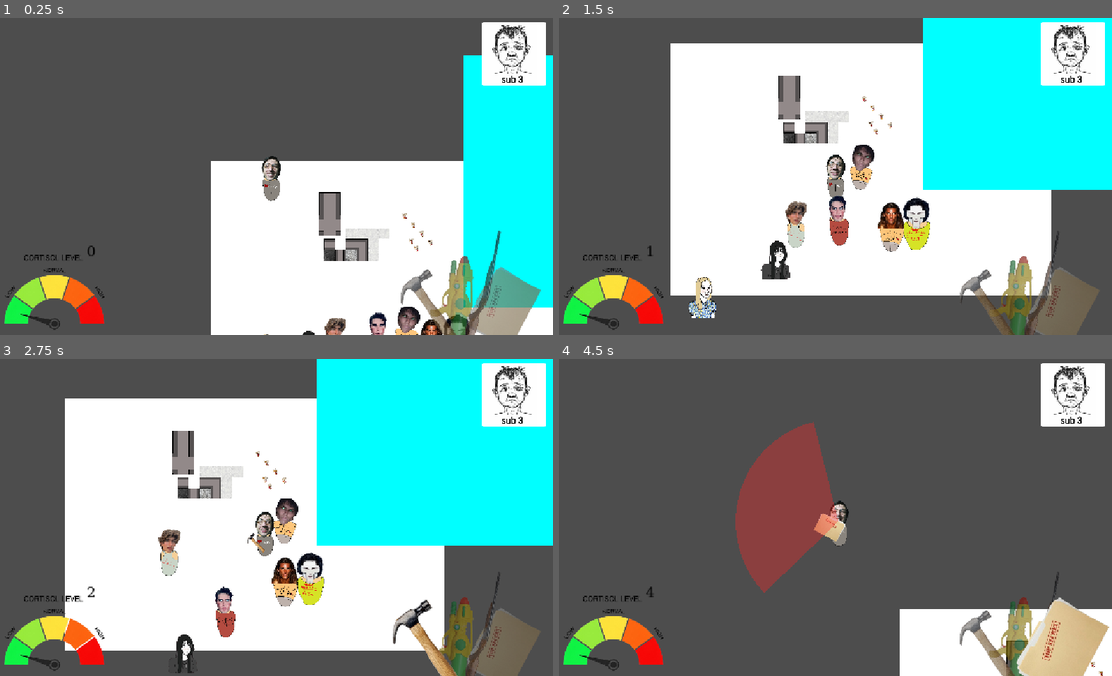
Above: before the commit, frames 1-4 (two rows, left to right).
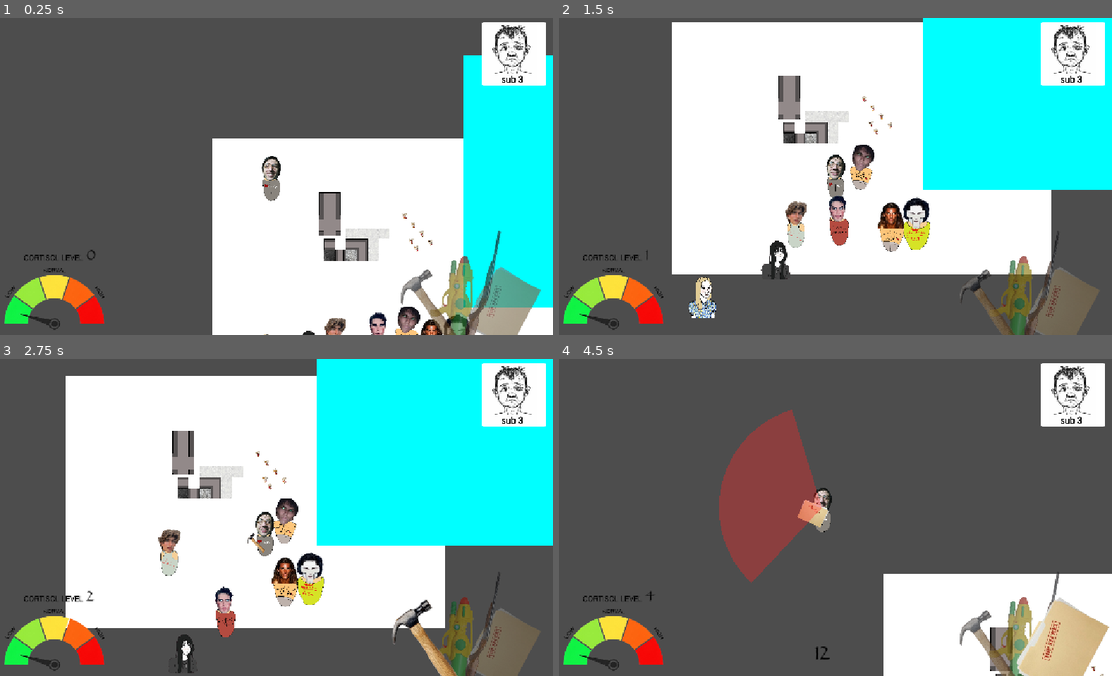
Above: after the commit, the same moments.

Repository: Braish001/Hypergamy-is-fake
Game: Godot game, scene res://world.tscn
Two runs of this game, one before a commit and one after it. Both use one fixed random seed, a clock stepped at 60 frames per second and the inputs below.
Inputs (mouse positions are in pixels of both pictures, inside the frame that each line leads up to):
- Up to frame 1 (0.25 s): no input
- Up to frame 2 (1.5 s): tap Enter (ui_accept) at 0.5, 0.77 s; move the mouse to (951, 160) at 0.52 s; hold Right (ui_right) 0.53-1.28 s; tap R at 0.6, 1.35 s; click (951, 160) at 0.67 s; move the mouse to (719, 192) at 1.27 s; hold Down (ui_down) from 1.28 s (still down); click (719, 192) at 1.42 s
- Up to frame 3 (2.75 s): tap Enter (ui_accept) at 1.52 s; move the mouse to (326, 447) at 2.02 s; release Down (ui_down) at 2.03 s; hold Right (ui_right) from 2.03 s (still down); tap 1 at 2.1 s; click (326, 447) at 2.17 s; tap R at 2.3 s
- Up to frame 4 (4.5 s): move the mouse to (802, 580) at 2.77 s; release Right (ui_right) at 2.78 s; hold Up (ui_up) 2.78-3.53 s; tap 2 at 2.85 s; click (802, 580) at 2.92 s; tap Enter (ui_accept) at 3.02, 3.77 s; tap R at 3.05, 3.8 s; move the mouse to (1001, 565) at 3.52 s; hold Left (ui_left) from 3.53 s (still down); tap 3 at 3.6 s; click (1001, 565) at 3.67 s; move the mouse to (658, 469) at 4.27 s; tap 4 at 4.35 s; click (658, 469) at 4.42 s

The runs differ from the first frame. In frame 1, 3.4% of the frame differs, in the area x 15-84%, y 38-100%; in frame 2, 7.6%; in frame 3, 7.5%; in frame 4, 10%, in the area x 15-100%, y 16-100%.

Commit message:
26

Diff:
--- a/hypergamy-is-fake/player.gd
+++ b/hypergamy-is-fake/player.gd
@@ -33,11 +33,14 @@
 @export var water_muzzle_offset: Vector2 = Vector2(203.0, -31.0) # Смещение вправо от центра пистолета
 var water_cooldown_timer: float = 0.0
 
-# Заготовка на будущее: литры воды в водяном пистолете
-@export var max_water_liters: float = 10.0
-@export var water_per_shot: float = 0.1
-@export var consume_water_enabled: bool = false     # Включишь позже, когда понадобится ограничение литров
-var water_liters: float = 10.0
+# Вода (100/100L): при зажатии стрельбы тратится 1 литр раз в 5 секунд
+@export var max_water_liters: float = 100.0
+@export var water_hold_drain_interval: float = 5.0
+var water_liters: float = 100.0
+var water_hold_drain_timer: float = 0.0
+
+@export var water_hud: CanvasItem
+@export var water_amount_label: Label
 
 # --- СТРЕЛЬБА: ДРОБОВИК (СЛОТ 2) ---
 @export var shotgun_blast_scene: PackedScene
@@ -48,14 +51,40 @@
 var reserve_shotgun_ammo: int = 0                   # Подобранные с карты патроны (ждут зарядки на R)
 var shotgun_cooldown_timer: float = 0.0
 
+@export var shotgun_shot_sound: AudioStream          # Краткий звук выстрела
+@export var shotgun_shot_volume_db: float = -8.0     # Приглушение громкого выстрела
+@export var ringing_sound: AudioStream               # Звон в ушах
+@export var ringing_duration: float = 5.5            # Длительность затухания (5-6 сек)
+@export var ringing_start_db: float = -6.0           # Громкость звона в момент выстрела
+@export var ringing_min_db: float = -45.0          # Почти тишина к концу затухания
+@export var camera_shake_strength: float = 4.0       # Малюсенькая тряска экрана (в пикселях)
+@export var camera_shake_duration: float = 0.09      # Очень короткая тряска
+
+@onready var shotgun_shot_player: AudioStreamPlayer = $ShotgunShotPlayer
+@onready var ringing_player: AudioStreamPlayer = $RingingPlayer
+
+var _ringing_timer: float = 0.0
+var _shake_timer: float = 0.0
+var _camera_base_offset: Vector2 = Vector2.ZERO
+var _active_camera: Camera2D = null
+
+@export var shotgun_hud: CanvasItem
+@export var shotgun_ammo_label: Label
+
 # --- ФОТОАЛЬБОМ (СЛОТ 3) ---
 @export var album_range_scene: PackedScene
 @export var album_meme_ui: TextureRect              # Картинка по центру экрана
 @export var album_range_duration: float = 0.7       # Красный сектор 1/3 круга — 0.7 сек
 @export var album_meme_duration: float = 1.0        # Случайная фотка по центру — 1 сек
+@export var album_cooldown_duration: float = 12.0   # Отсчёт с 12 секунд после нажатия
 var album_memes: Array[Texture2D] = []
 var is_album_active: bool = false
 var _meme_hide_timer: float = 0.0
+var album_cooldown_left: float = 0.0
+var _last_shown_countdown: int = -1
+
+@export var album_hud: CanvasItem
+@export var album_status_label: Label
 
 @export var hit_sound: AudioStream          # Файл звука удара
 @onready var audio_stream_player: AudioStreamPlayer = $AudioStreamPlayer
@@ -107,8 +136,10 @@
 func _ready() -> void:
 	randomize()
 	water_liters = max_water_liters
+	water_hold_drain_timer = 0.0
 	shotgun_ammo_in_mag = 0
 	reserve_shotgun_ammo = 0
+	album_cooldown_left = 0.0
 
 	var img = Image.load_from_file("res://sprites/cursor_game.png")
 	img.resize(48, 48, Image.INTERPOLATE_BILINEAR)
@@ -147,6 +178,10 @@
 
 	update_cortisol_display()
 	update_beauty_display()
+	update_weapon_hud_visibility()
+	update_water_hud()
+	update_shotgun_hud()
+	update_album_hud()
 
 	if held_item_sprite != null:
 		held_item_sprite.visible = false
@@ -172,12 +207,27 @@
 	if hit_cooldown_timer > 0:
 		hit_cooldown_timer -= delta
 
-	# 3.1. Кулдаун водяного пистолета и постоянная стрельба при зажатии ЛКМ
+	# 3.1. Кулдаун водяного пистолета, стрельба при зажатии ЛКМ и трата 1 литра раз в 5 секунд зажатия
 	if water_cooldown_timer > 0:
 		water_cooldown_timer -= delta
 
-	if current_weapon_slot == 1 and Input.is_mouse_button_pressed(MOUSE_BUTTON_LEFT) and water_cooldown_timer <= 0:
-		shoot_water_pistol()
+	var is_shooting_water := (
+		current_weapon_slot == 1
+		and Input.is_mouse_button_pressed(MOUSE_BUTTON_LEFT)
+		and water_liters > 0.0
+	)
+
+	if is_shooting_water:
+		if water_cooldown_timer <= 0:
+			shoot_water_pistol()
+
+		water_hold_drain_timer += delta
+		if water_hold_drain_timer >= water_hold_drain_interval:
+			water_hold_drain_timer -= water_hold_drain_interval
+			water_liters = max(0.0, water_liters - 1.0)
+			update_water_hud()
+	else:
+		water_hold_drain_timer = 0.0
 
 	# 3.2. Кулдаун дробовика
 	if shotgun_cooldown_timer > 0:
@@ -191,6 +241,17 @@
 				album_meme_ui.visible = false
 			is_album_active = false
 
+	# 3.4. Обратный отсчёт альбома с 12 секунд (12, 11, 10 ... 2, 1 -> Ready for larp)
+	if album_cooldown_left > 0.0:
+		album_cooldown_left = max(0.0, album_cooldown_left - delta)
+		var shown_num := int(ceil(album_cooldown_left))
+		if shown_num != _last_shown_countdown:
+			_last_shown_countdown = shown_num
+			update_album_hud()
+		if album_cooldown_left <= 0.0:
+			_last_shown_countdown = -1
+			update_album_hud()
+
 	# 4. Таймер перезарядки рывка
 	if cooldown_time_left > 0:
 		cooldown_time_left -= delta
@@ -235,7 +296,7 @@
 			start_self_hit()
 		elif current_weapon_slot == 2 and shotgun_cooldown_timer <= 0:
 			shoot_shotgun()
-		elif current_weapon_slot == 3 and not is_album_active:
+		elif current_weapon_slot == 3 and not is_album_active and album_cooldown_left <= 0.0:
 			use_photo_album()
 
 func use_photo_album() -> void:
@@ -244,6 +305,10 @@
 		return
 
 	is_album_active = true
+	album_cooldown_left = album_cooldown_duration
+	_last_shown_countdown = int(ceil(album_cooldown_left))
+	update_album_hud()
+
 	var range_instance = album_range_scene.instantiate()
 	range_instance.duration = album_range_duration
 
@@ -302,6 +367,7 @@
 	var loaded = min(needed, reserve_shotgun_ammo)
 	shotgun_ammo_in_mag += loaded
 	reserve_shotgun_ammo -= loaded
+	update_shotgun_hud()
 	print("Заряжено патронов: +", loaded, " | В дробовике: ", shotgun_ammo_in_mag, "/", max_shotgun_ammo)
 
 func shoot_shotgun() -> void:
@@ -314,6 +380,8 @@
 
 	shotgun_ammo_in_mag -= 1
 	shotgun_cooldown_timer = shotgun_fire_cooldown
+	update_shotgun_hud()
+	_play_shotgun_effects()
 	print("Выстрел из дробовика! Осталось в стволе: ", shotgun_ammo_in_mag, "/", max_shotgun_ammo)
 
 	var start_pos: Vector2 = global_position + shotgun_muzzle_offset
@@ -332,6 +400,37 @@
 	if blast_instance.has_method("setup"):
 		blast_instance.setup(start_pos, mouse_pos, self, shotgun_muzzle_offset)
 
+func _play_shotgun_effects() -> void:
+	# 1. Приглушённый краткий звук выстрела
+	if shotgun_shot_player != null and shotgun_shot_sound != null:
+		shotgun_shot_player.stream = shotgun_shot_sound
+		shotgun_shot_player.volume_db = shotgun_shot_volume_db
+		shotgun_shot_player.play()
+
+	# 2. Малюсенькая короткая тряска экрана
+	_trigger_tiny_camera_shake()
+
+	# 3. Звон в ушах на 5-6 сек без наложения (перезапускается с начала при повторном выстреле)
+	_start_or_restart_ringing()
+
+func _trigger_tiny_camera_shake() -> void:
+	var cam := get_viewport().get_camera_2d()
+	if cam == null:
+		return
+	if _active_camera != cam:
+		_active_camera = cam
+		_camera_base_offset = cam.offset
+	_shake_timer = camera_shake_duration
+
+func _start_or_restart_ringing() -> void:
+	if ringing_player == null or ringing_sound == null:
+		return
+	ringing_player.stop()
+	ringing_player.stream = ringing_sound
+	ringing_player.volume_db = ringing_start_db
+	_ringing_timer = ringing_duration
+	ringing_player.play()
+
 # Заготовка на будущее: реакция игрока/игры при попадании дробовика по NPC
 func _on_shotgun_hit_npc(npc_node: Node, _hit_pos: Vector2) -> void:
 	print("Игрок попал из дробовика по NPC: ", npc_node.name)
@@ -341,11 +440,8 @@
 		push_warning("Не назначен water_stream_scene в инспекторе игрока!")
 		return
 
-	# Заготовка под ограничение литров воды
-	if consume_water_enabled:
-		if water_liters <= 0.0:
-			return
-		water_liters = max(0.0, water_liters - water_per_shot)
+	if water_liters <= 0.0:
+		return
 
 	water_cooldown_timer = water_fire_cooldown
 
@@ -380,7 +476,7 @@
 	if audio_stream_player != null:
 		if hit_sound != null:
 			audio_stream_player.stream = hit_sound
-		audio_stream_player.volume_db = linear_to_db(0.4)
+		audio_stream_player.volume_db = linear_to_db(0.14)
 		audio_stream_player.play()
 
 	# Анимация через Tween: плавно выпрямляем молоток в 0 градусов и возвращаем назад
@@ -407,7 +503,33 @@
 		is_hitting_self = false
 
 # Поведение оружия каждый кадр
-func _process(_delta: float) -> void:
+# Поведение оружия каждый кадр
+func _process(delta: float) -> void:
+	# Микротряска камеры после выстрела
+	if _shake_timer > 0.0:
+		_shake_timer = max(0.0, _shake_timer - delta)
+		if _active_camera != null and is_instance_valid(_active_camera):
+			var progress: float = 1.0 - (_shake_timer / max(camera_shake_duration, 0.0001))
+			var current_mag: float = camera_shake_strength * (1.0 - progress)
+			var jitter := Vector2(
+				randf_range(-current_mag, current_mag),
+				randf_range(-current_mag, current_mag)
+			)
+			_active_camera.offset = _camera_base_offset + jitter
+			if _shake_timer <= 0.0:
+				_active_camera.offset = _camera_base_offset
+	elif _active_camera != null and is_instance_valid(_active_camera):
+		_active_camera.offset = _camera_base_offset
+
+	# Постепенное уменьшение звона в ушах на 5-6 секунд
+	if _ringing_timer > 0.0:
+		_ringing_timer = max(0.0, _ringing_timer - delta)
+		var elapsed_ratio: float = 1.0 - (_ringing_timer / max(ringing_duration, 0.001))
+		if ringing_player != null and ringing_player.playing:
+			ringing_player.volume_db = lerp(ringing_start_db, ringing_min_db, elapsed_ratio)
+		if _ringing_timer <= 0.0 and ringing_player != null:
+			ringing_player.stop()
+
 	if held_item_sprite != null and held_item_sprite.visible and current_weapon_slot != -1:
 		held_item_sprite.scale = weapon_scales[current_weapon_slot]
 		var offset = weapon_offsets[current_weapon_slot]
@@ -441,6 +563,32 @@
 			held_item_sprite.rotation = target_angle
 			held_item_sprite.flip_h = weapon_flip_h[current_weapon_slot]
 
+# --- ОБНОВЛЕНИЕ HUD ПО ТЕКУЩЕМУ СЛОТУ ---
+func update_weapon_hud_visibility() -> void:
+	if water_hud != null:
+		water_hud.visible = (current_weapon_slot == 1)
+	if shotgun_hud != null:
+		shotgun_hud.visible = (current_weapon_slot == 2)
+	if album_hud != null:
+		album_hud.visible = (current_weapon_slot == 3)
+
+func update_water_hud() -> void:
+	if water_amount_label != null:
+		var max_val := int(round(max_water_liters))
+		var cur_val := clampi(int(floor(water_liters)), 0, max_val)
+		water_amount_label.text = str(cur_val) + "/" + str(max_val) + "L"
+
+func update_shotgun_hud() -> void:
+	if shotgun_ammo_label != null:
+		shotgun_ammo_label.text = str(shotgun_ammo_in_mag) + "/" + str(max_shotgun_ammo)
+
+func update_album_hud() -> void:
+	if album_status_label != null:
+		if album_cooldown_left > 0.0:
+			album_status_label.text = str(int(ceil(album_cooldown_left)))
+		else:
+			album_status_label.text = "Ready for larp"
+
 # Обновление UI кортизола
 func update_cortisol_display() -> void:
 	if cortisol_ui != null:
@@ -474,6 +622,7 @@
 			current_hit_tween.kill()
 
 	current_weapon_slot = slot_index
+	update_weapon_hud_visibility()
 
 	if held_item_sprite == null:
 		return
--- a/hypergamy-is-fake/world.tscn
+++ b/hypergamy-is-fake/world.tscn
@@ -1,6 +1,7 @@
 [gd_scene format=3 uid="uid://bawmcf62c2yap"]
 
 [ext_resource type="PackedScene" uid="uid://c0gmd4l6hkg1d" path="res://player.tscn" id="1_f3sb7"]
+[ext_resource type="FontFile" uid="uid://cunkbbni6k5bc" path="res://fonts/1papyrus.ttf" id="2_bh8nc"]
 [ext_resource type="Script" uid="uid://ugcoi3lkrgkg" path="res://weapon_wheel.gd" id="2_cbp6q"]
 [ext_resource type="Texture2D" uid="uid://bvhkg1wha0pfi" path="res://sprites/low_cortisol.png" id="2_fj7yv"]
 [ext_resource type="Texture2D" uid="uid://bwrm33def6vbx" path="res://sprites/hammer.png" id="3_26xuy"]
@@ -18,37 +19,20 @@
 [ext_resource type="Shader" uid="uid://cu3twhcxrrp6h" path="res://world.gdshader" id="8_wukud"]
 [ext_resource type="PackedScene" uid="uid://cnd24ltbtoic3" path="res://npc6.tscn" id="9_mc2jv"]
 [ext_resource type="PackedScene" uid="uid://cqiso0ty2tn2x" path="res://npc7.tscn" id="10_bo7i5"]
+[ext_resource type="Texture2D" uid="uid://dseti2l2qdv8y" path="res://sprites/amountwater.png" id="10_jjr1n"]
 [ext_resource type="PackedScene" uid="uid://bbo12xh5pynwv" path="res://npc.tscn" id="10_wse8f"]
 [ext_resource type="PackedScene" uid="uid://bsfgc62pnobl3" path="res://npc_2.tscn" id="11_70uel"]
+[ext_resource type="Texture2D" uid="uid://br0k0nmru8db4" path="res://sprites/amountshotgun.png" id="11_gggvi"]
 [ext_resource type="PackedScene" uid="uid://crl3hq8fk5ti6" path="res://npc_3.tscn" id="12_hiqwa"]
 [ext_resource type="PackedScene" uid="uid://bvhap3fyukl4c" path="res://npc_4.tscn" id="13_2u3nc"]
 [ext_resource type="PackedScene" uid="uid://5y1nbsveuq53" path="res://npc_5.tscn" id="14_udxuc"]
-[ext_resource type="AudioStream" uid="uid://cyjpfawwnp3oy" path="res://sounds/bonesmash.mp3" id="16_bc84e"]
 [ext_resource type="PackedScene" uid="uid://bbfewc6mfi8w4" path="res://water_stream.tscn" id="17_il2jm"]
 [ext_resource type="PackedScene" uid="uid://du7bryuqe0m1j" path="res://shotgun_blast.tscn" id="18_4h6ng"]
 [ext_resource type="PackedScene" uid="uid://byd2xvmqbd68p" path="res://album_range.tscn" id="19_o3ebs"]
+[ext_resource type="AudioStream" uid="uid://bcbh7n5qu3v6r" path="res://sounds/freesound_community-shotgun-firing-4-6746.mp3" id="22_gggvi"]
+[ext_resource type="AudioStream" uid="uid://c5b6pcrfl7von" path="res://sounds/floraphonic-metal-whoosh-hit-10-202176.mp3" id="23_jjr1n"]
+[ext_resource type="AudioStream" uid="uid://bro4wdql80dyy" path="res://sounds/freesound_community-tinnitus-31244.mp3" id="23_w44yn"]
 [ext_resource type="PackedScene" uid="uid://dck8x7lqfrqh1" path="res://ammo_pickup.tscn" id="27_o3ebs"]
-
-[sub_resource type="FontFile" id="FontFile_wjb0r"]
-cache/0/variation_coordinates = {}
-cache/0/face_index = 0
-cache/0/embolden = 0.0
-cache/0/transform = Transform2D(1, 0, 0, 1, 0, 0)
-cache/0/spacing_top = 0
-cache/0/spacing_bottom = 0
-cache/0/spacing_space = 0
-cache/0/spacing_glyph = 0
-cache/0/baseline_offset = 0.0
-cache/0/16/0/ascent = 0.0
-cache/0/16/0/descent = 0.0
-cache/0/16/0/underline_position = 0.0
-cache/0/16/0/underline_thickness = 0.0
-cache/0/16/0/scale = 1.0
-cache/0/28/0/ascent = 0.0
-cache/0/28/0/descent = 0.0
-cache/0/28/0/underline_position = 0.0
-cache/0/28/0/underline_thickness = 0.0
-cache/0/28/0/scale = 1.0
 
 [sub_resource type="LabelSettings" id="LabelSettings_mbj86"]
 font_size = 28
@@ -61,10 +45,10 @@
 [node name="World" type="Node2D" unique_id=319775989]
 
 [node name="ColorRect" type="ColorRect" parent="." unique_id=1913116965]
-offset_left = -399.0
-offset_top = -128.0
-offset_right = 1815.876
-offset_bottom = 1345.0
+offset_left = -396.0
+offset_top = -257.0
+offset_right = 1818.876
+offset_bottom = 1216.0
 
 [node name="ColorRect2" type="ColorRect" parent="." unique_id=2039920024]
 offset_left = 1071.0
@@ -93,11 +77,12 @@
 [node name="Label" type="Label" parent="CanvasLayer/TextureRect" unique_id=1687700362]
 modulate = Color(0, 0, 0, 1)
 layout_mode = 0
-offset_left = 246.0
-offset_top = 23.0
-offset_right = 387.0
-offset_bottom = 62.0
-theme_override_fonts/font = SubResource("FontFile_wjb0r")
+offset_left = 245.0
+offset_top = 26.0
+offset_right = 386.0
+offset_bottom = 68.0
+theme_override_fonts/font = ExtResource("2_bh8nc")
+theme_override_font_sizes/font_size = 24
 label_settings = SubResource("LabelSettings_mbj86")
 
 [node name="WeaponWheel" type="Control" parent="CanvasLayer" unique_id=1140077928 node_paths=PackedStringArray("player_node")]
@@ -194,6 +179,79 @@
 grow_vertical = 2
 expand_mode = 1
 
+[node name="WaterHud" type="Control" parent="CanvasLayer" unique_id=1306189136]
+visible = false
+layout_mode = 3
+anchors_preset = 0
+offset_right = 40.0
+offset_bottom = 40.0
+
+[node name="TextureRect" type="TextureRect" parent="CanvasLayer/WaterHud" unique_id=1408354777]
+layout_mode = 0
+offset_left = 544.0
+offset_top = 496.0
+offset_right = 682.0
+offset_bottom = 634.0
+texture = ExtResource("10_jjr1n")
+expand_mode = 1
+stretch_mode = 5
+
+[node name="WaterAmountLabel" type="Label" parent="CanvasLayer/WaterHud" unique_id=173042924]
+layout_mode = 0
+offset_left = 652.0
+offset_top = 578.0
+offset_right = 733.0
+offset_bottom = 652.0
+theme_override_colors/font_color = Color(0, 0, 0, 1)
+theme_override_fonts/font = ExtResource("2_bh8nc")
+theme_override_font_sizes/font_size = 41
+text = "100"
+
+[node name="ShotgunHud" type="Control" parent="CanvasLayer" unique_id=395709180]
+layout_mode = 3
+anchors_preset = 0
+offset_right = 40.0
+offset_bottom = 40.0
+
+[node name="CatAmmoIcon" type="TextureRect" parent="CanvasLayer/ShotgunHud" unique_id=1312541354]
+layout_mode = 0
+offset_left = 503.0
+offset_top = 486.0
+offset_right = 683.0
+offset_bottom = 629.0
+texture = ExtResource("11_gggvi")
+expand_mode = 1
+stretch_mode = 5
+
+[node name="ShotgunAmmoLabel" type="Label" parent="CanvasLayer/ShotgunHud" unique_id=209085067]
+layout_mode = 0
+offset_left = 683.0
+offset_top = 567.0
+offset_right = 787.0
+offset_bottom = 655.0
+theme_override_colors/font_color = Color(0, 0, 0, 1)
+theme_override_fonts/font = ExtResource("2_bh8nc")
+theme_override_font_sizes/font_size = 50
+text = "0/2"
+
+[node name="AlbumHud" type="Control" parent="CanvasLayer" unique_id=240612324]
+visible = false
+layout_mode = 3
+anchors_preset = 0
+offset_right = 40.0
+offset_bottom = 40.0
+
+[node name="AlbumStatusLabel" type="Label" parent="CanvasLayer/AlbumHud" unique_id=2088489505]
+layout_mode = 0
+offset_left = 545.0
+offset_top = 577.0
+offset_right = 784.0
+offset_bottom = 631.0
+theme_override_colors/font_color = Color(0, 0, 0, 1)
+theme_override_fonts/font = ExtResource("2_bh8nc")
+theme_override_font_sizes/font_size = 38
+text = "Ready for larp"
+
 [node name="Sprite2D4" type="Sprite2D" parent="." unique_id=175697050]
 texture_filter = 1
 position = Vector2(291, 249)
@@ -277,22 +335,36 @@
 scale = Vector2(2, 2)
 texture = ExtResource("5_gbfbk")
 
-[node name="Player" parent="." unique_id=1275611609 node_paths=PackedStringArray("cortisol_ui", "cortisol_label", "beauty_ui", "album_meme_ui") instance=ExtResource("1_f3sb7")]
+[node name="Player" parent="." unique_id=1275611609 node_paths=PackedStringArray("cortisol_ui", "cortisol_label", "beauty_ui", "water_hud", "water_amount_label", "shotgun_hud", "shotgun_ammo_label", "album_meme_ui", "album_hud", "album_status_label") instance=ExtResource("1_f3sb7")]
 position = Vector2(-52, -36)
 cortisol_ui = NodePath("../CanvasLayer/TextureRect")
 cortisol_label = NodePath("../CanvasLayer/TextureRect/Label")
 beauty_ui = NodePath("../CanvasLayer/BeautyTextureRect")
 water_stream_scene = ExtResource("17_il2jm")
-max_water_liters = 100.0
+water_hud = NodePath("../CanvasLayer/WaterHud")
+water_amount_label = NodePath("../CanvasLayer/WaterHud/WaterAmountLabel")
 shotgun_blast_scene = ExtResource("18_4h6ng")
+shotgun_shot_sound = ExtResource("22_gggvi")
+shotgun_shot_volume_db = -18.0
+ringing_sound = ExtResource("23_w44yn")
+ringing_start_db = -12.0
+ringing_min_db = -50.0
+shotgun_hud = NodePath("../CanvasLayer/ShotgunHud")
+shotgun_ammo_label = NodePath("../CanvasLayer/ShotgunHud/ShotgunAmmoLabel")
 album_range_scene = ExtResource("19_o3ebs")
 album_meme_ui = NodePath("../CanvasLayer/AlbumMemeRect")
-hit_sound = ExtResource("16_bc84e")
+album_hud = NodePath("../CanvasLayer/AlbumHud")
+album_status_label = NodePath("../CanvasLayer/AlbumHud/AlbumStatusLabel")
+hit_sound = ExtResource("23_jjr1n")
 weapon_textures = Array[Texture2D]([ExtResource("3_26xuy"), ExtResource("5_wukud"), ExtResource("4_bc84e"), ExtResource("3_wukud")])
 
 [node name="AudioStreamPlayer" type="AudioStreamPlayer" parent="Player" unique_id=279663413]
-stream = ExtResource("16_bc84e")
-volume_db = -29.203
+stream = ExtResource("23_jjr1n")
+volume_db = -35.785
+
+[node name="ShotgunShotPlayer" type="AudioStreamPlayer" parent="Player" unique_id=620802520]
+
+[node name="RingingPlayer" type="AudioStreamPlayer" parent="Player" unique_id=1980312903]
 
 [node name="NPC2" parent="." unique_id=1520599775 instance=ExtResource("10_wse8f")]
 position = Vector2(589, 867)
Binary file added: hypergamy-is-fake/fonts/1papyrus.ttf
Not shown, added: hypergamy-is-fake/fonts/1papyrus.ttf.import
Binary file changed: hypergamy-is-fake/sprites/amountwater.png
Not shown, changed: hypergamy-is-fake/sprites/amountwater.png.import
